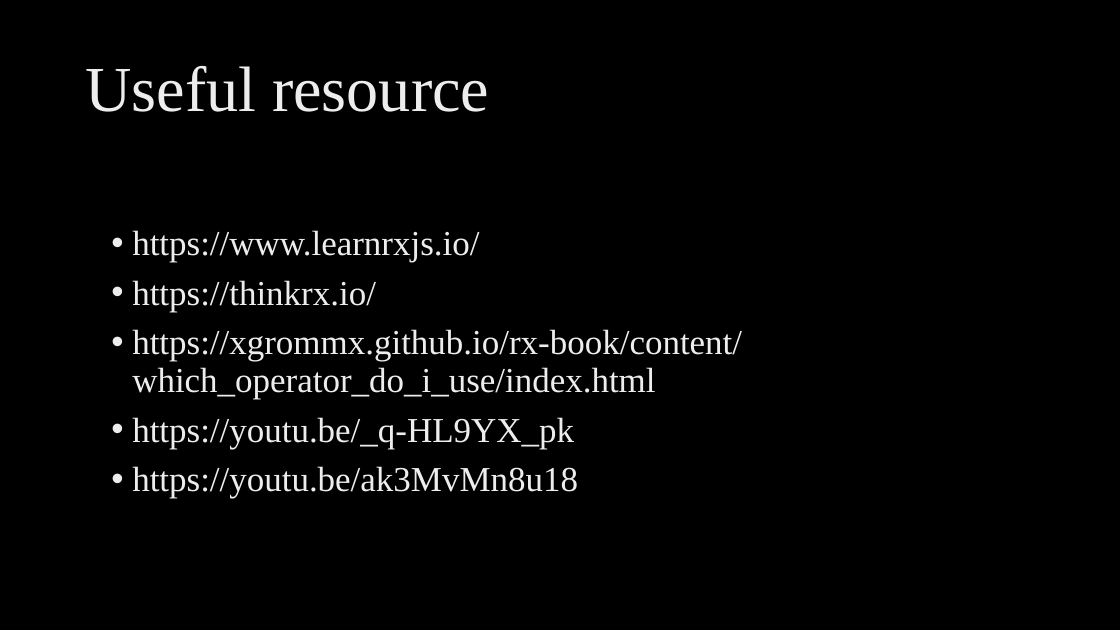
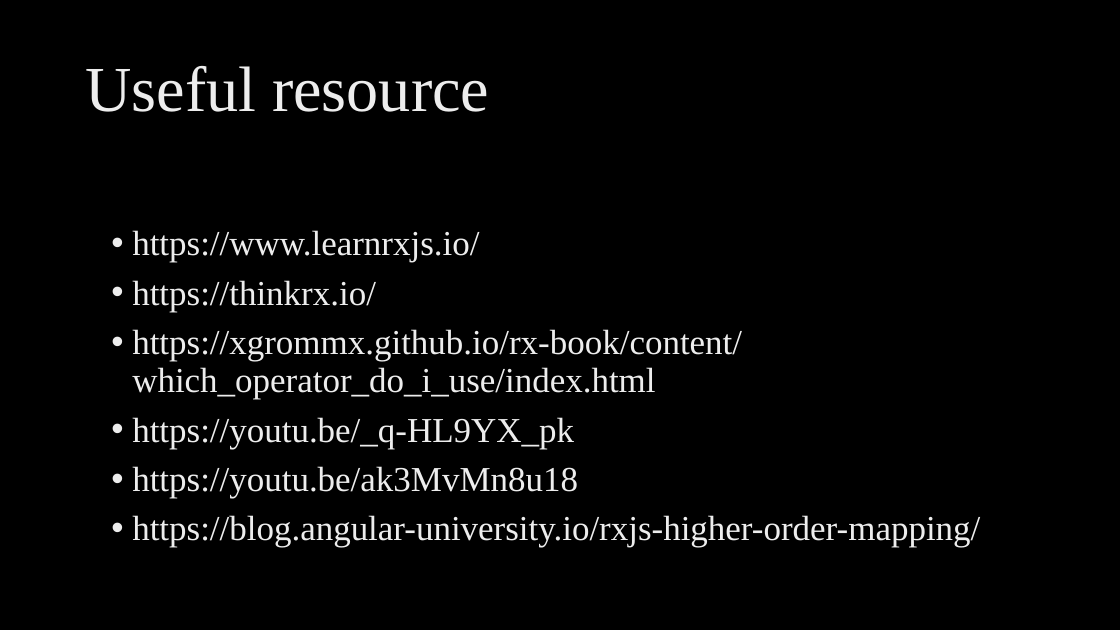
Before and after one commit to ngohungphuc/Presentation, a slide deck: slide 17 of RXJS Make it easy/RXJS Make it easy.pptx (slide 13 before the commit). Drawn at 1120x630 pixels with LibreOffice and Linux fonts; fonts in the diff are those of the drawing; background and template pictures are left out. Boxes give left, top, right and bottom in pixels: in the first picture for what was removed or moved away, otherwise in the second. Text is boxed around its words. In the diff, an @@ line names an element or a change of style, - is before the commit and + after.

```diff
--- a/RXJS Make it easy/RXJS Make it easy.pptx
+++ b/RXJS Make it easy/RXJS Make it easy.pptx
@@ text at bbox=[132, 515, 980, 548]: paragraph added @@
+• https://blog.angular-university.io/rxjs-higher-order-mapping/
```
Also in this commit, not shown: 10 other slides changed, 4 slides added.
